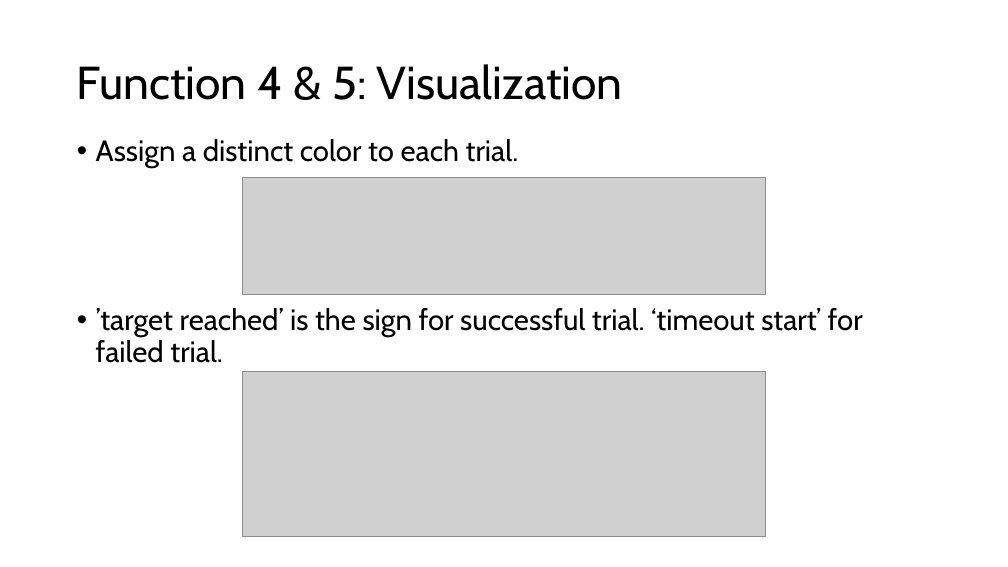
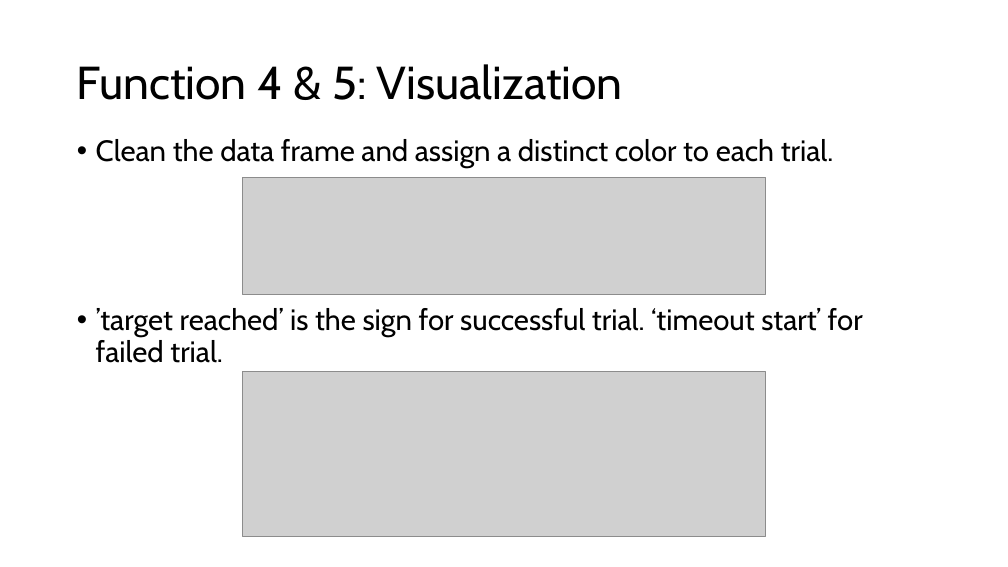
Before and after one commit to ChuehSY/FinalProject_ComSkillNeuro, a slide deck: slide 14 of Final presentation.pptx. Drawn at 1008x567 pixels with LibreOffice and Linux fonts; fonts in the diff are those of the drawing; grey boxes stand for pictures. Boxes give left, top, right and bottom in pixels: in the first picture for what was removed or moved away, otherwise in the second. Text is boxed around its words. In the diff, an @@ line names an element or a change of style, - is before the commit and + after.

```diff
--- a/Final presentation.pptx
+++ b/Final presentation.pptx
@@ text at (96, 139, 834, 168): text changed @@
-• Assign a distinct color to each trial.
+• Clean the data frame and assign a distinct color to each trial.
```
Also in this commit, not shown: 9 other slides changed, 1 slide added, 1 other file.
